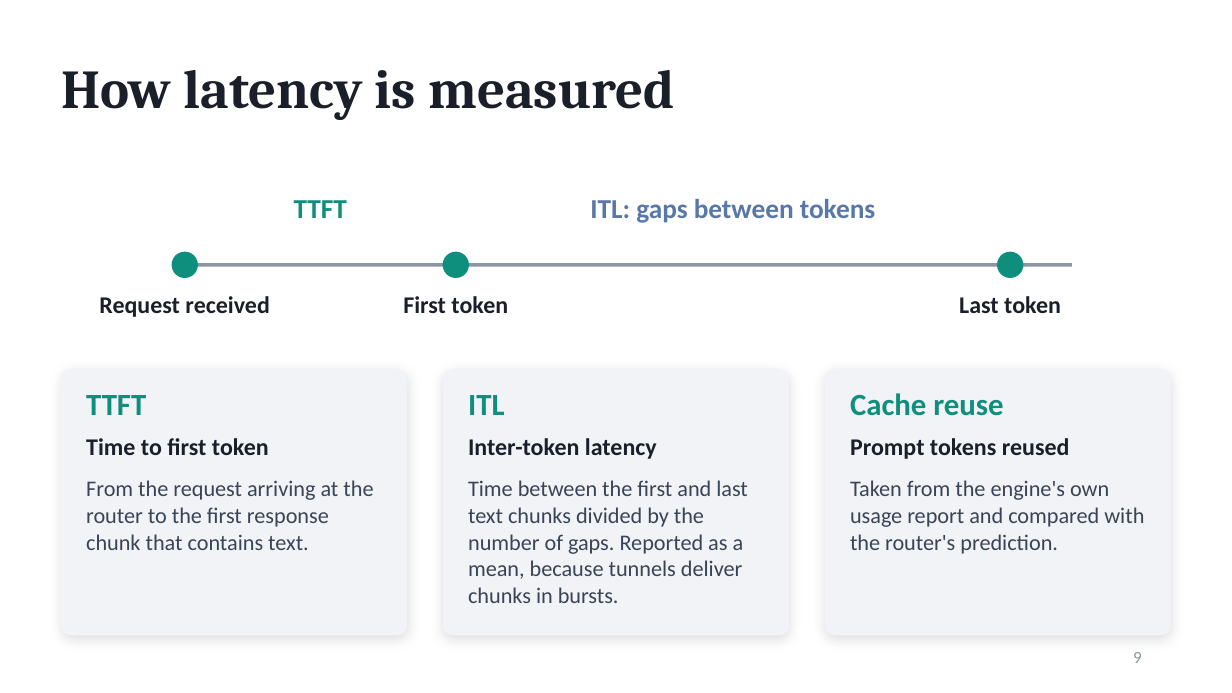
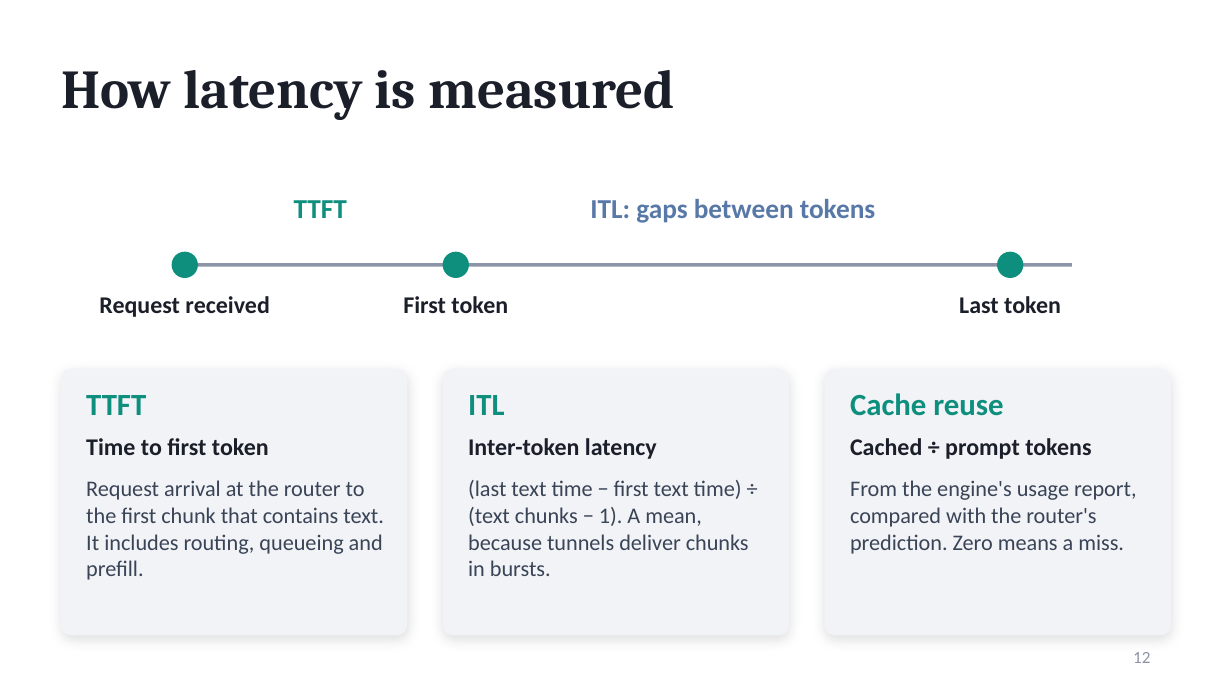
Before and after one commit to Akshataram/distrouter, a slide deck: slide 12 of docs/presentation/SwiftServe_Presentation.pptx (slide 9 before the commit). Drawn at 1232x693 pixels with LibreOffice and Linux fonts; fonts in the diff are those of the drawing. Boxes give left, top, right and bottom in pixels: in the first picture for what was removed or moved away, otherwise in the second. Text is boxed around its words. In the diff, an @@ line names an element or a change of style, - is before the commit and + after.

```diff
--- a/docs/presentation/SwiftServe_Presentation.pptx
+++ b/docs/presentation/SwiftServe_Presentation.pptx
@@ text at [850, 438, 1091, 459]: text changed @@
-Prompt tokens reused
+Cached ÷ prompt tokens
@@ text at [86, 480, 384, 580]: text changed @@
-From the request arriving at the router to the first response chunk that contains text.
+Request arrival at the router to the first chunk that contains text. It includes routing, queueing and prefill.
@@ text at [468, 480, 749, 576]: text changed @@
-Time between the first and last text chunks divided by the number of gaps. Reported as a mean, because tunnels deliver chunks in bursts.
+(last text time − first text time) ÷ (text chunks − 1). A mean, because tunnels deliver chunks in bursts.
@@ text at [850, 480, 1137, 554]: text changed @@
-Taken from the engine's own usage report and compared with the router's prediction.
+From the engine's usage report, compared with the router's prediction. Zero means a miss.
@@ page number at [1133, 652, 1150, 663]: text changed @@
-9
+12
```
Also in this commit, not shown: 10 other slides changed, 5 slides added, 1 slide removed, 4 other files.
